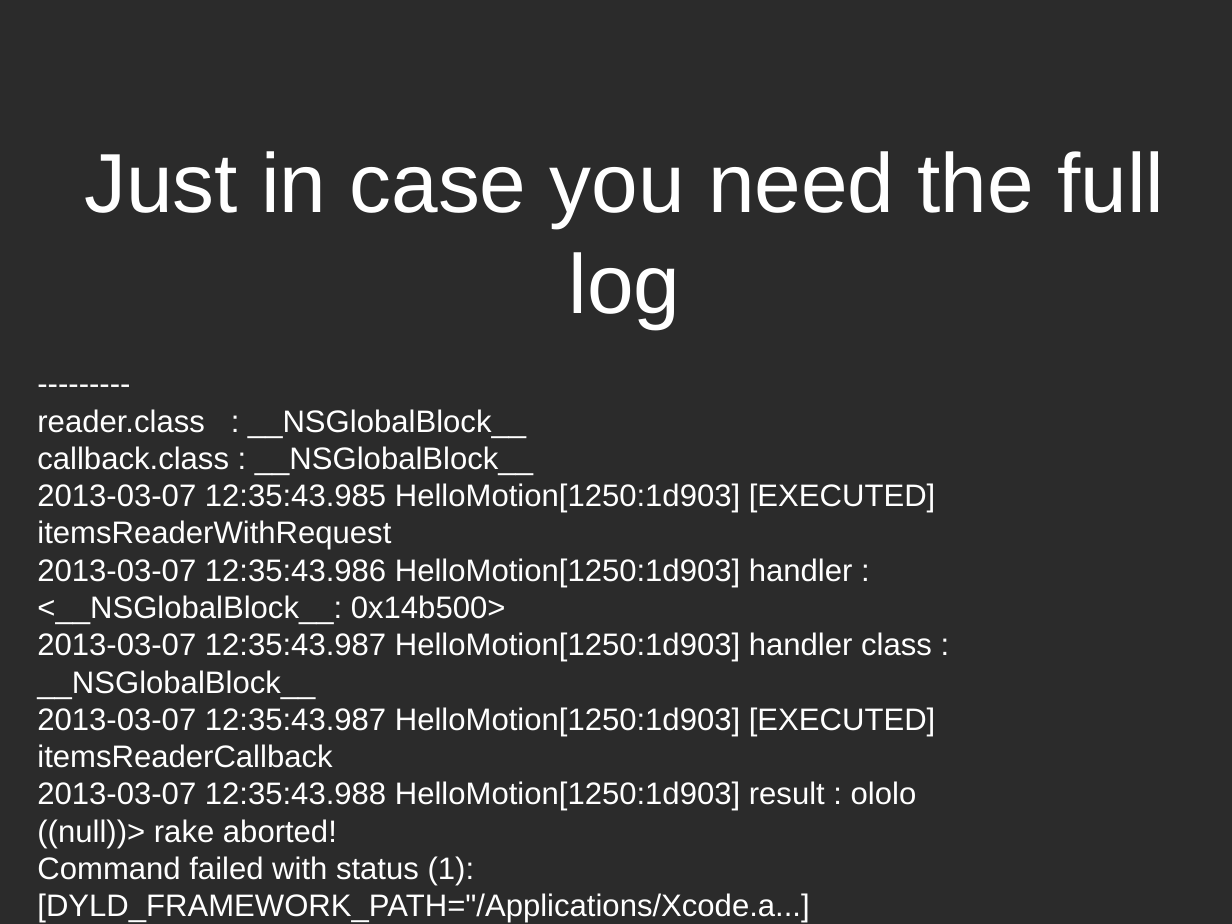
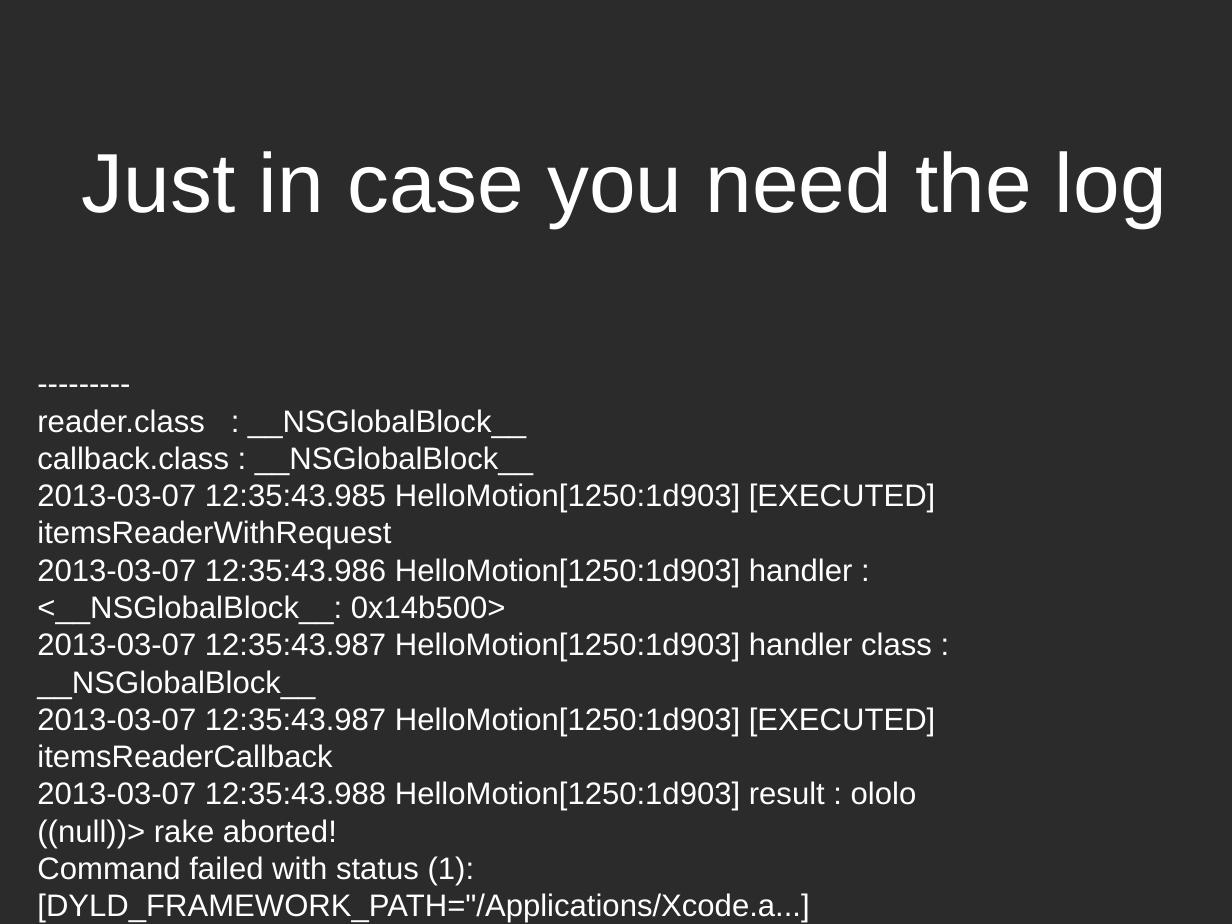
Before and after one commit to dodikk/motion-slides, a slide deck: slide 39 of motion-slides.odp. Drawn at 1232x924 pixels with LibreOffice and Linux fonts; fonts in the diff are those of the drawing; background and template pictures are left out; a plain dark background stands for a picture behind light text. Boxes give left, top, right and bottom in pixels: in the first picture for what was removed or moved away, otherwise in the second. Text is boxed around its words. In the diff, an @@ line names an element or a change of style, - is before the commit and + after.

Commit message:
Fixed RIP slide

```diff
--- a/motion-slides.odp
+++ b/motion-slides.odp
@@ text at (82, 151, 1167, 228): text changed @@
-Just in case you need the full log
+Just in case you need the log
```
Also in this commit, not shown: 1 slide added, 1 slide removed, 4 other files.
